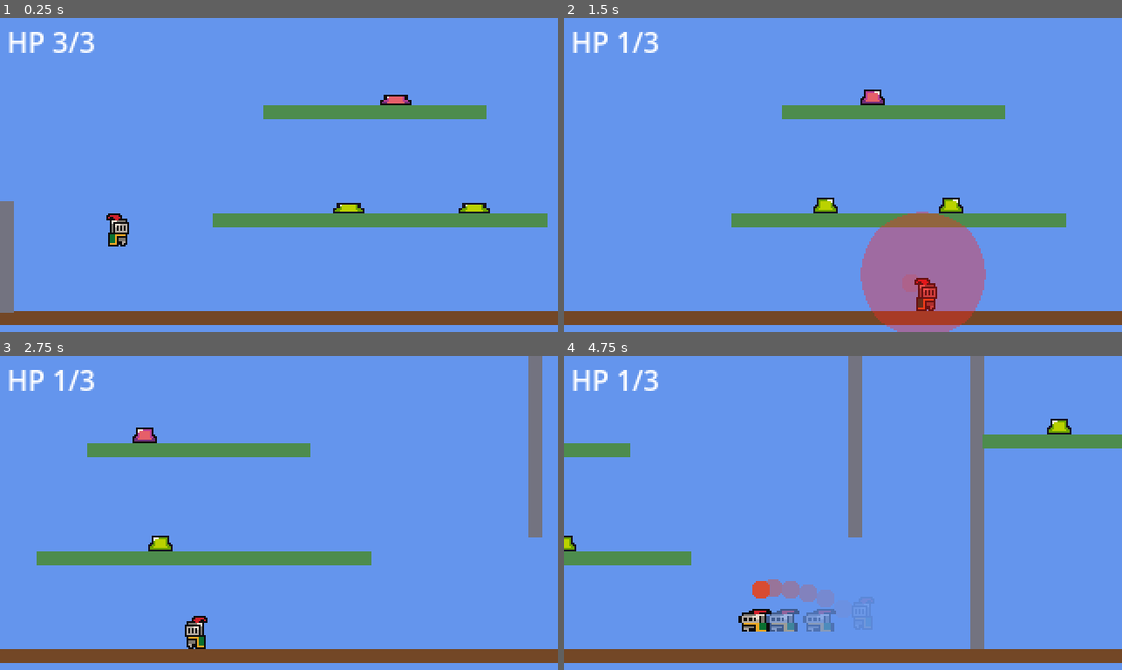
Above: before the commit, frames 1-4 (two rows, left to right).
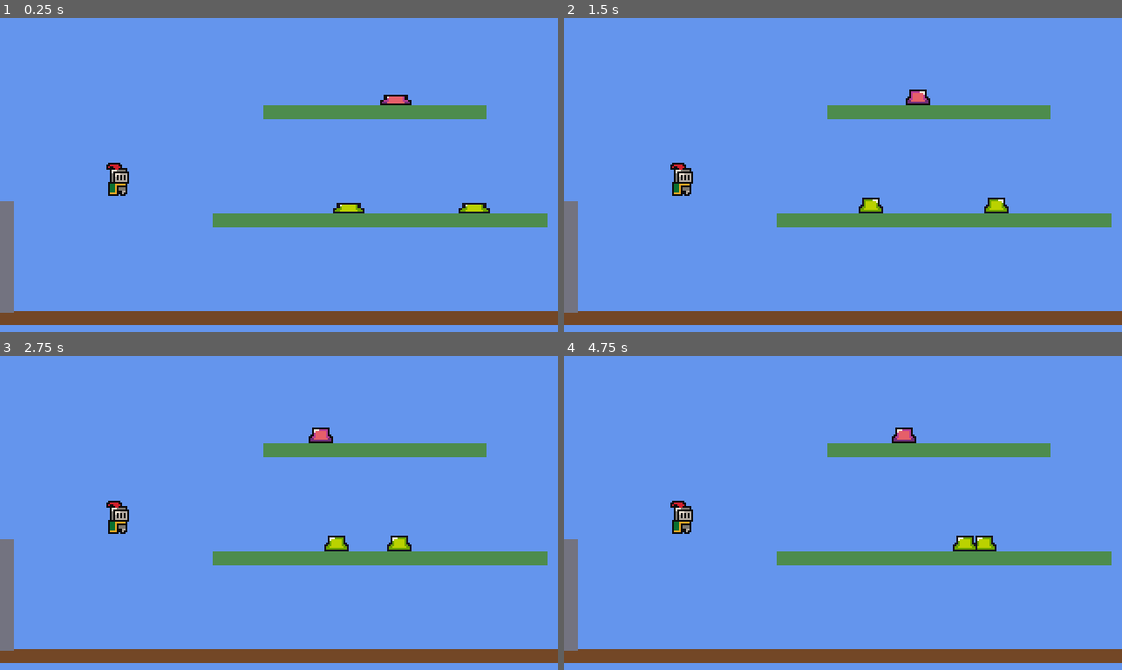
Above: after the commit, the same moments.

Repository: SolutionsByCarson/ScratchPad
Game: Godot game, scene res://scenes/main.tscn
Same seed, same stepped clock (60 frames per second), same inputs: the game is played once before the commit and once after it.
Inputs:
- Up to frame 1 (0.25 s): no input
- Up to frame 2 (1.5 s): hold K (throw) 0.53-1.28 s; hold D (move_right) from 0.53 s (still down); tap Shift (dash) at 0.6 s; tap Space (jump) at 0.77 s; tap K (throw) at 1.35 s
- Up to frame 3 (2.75 s): tap Space (jump) at 1.52 s; tap Shift (dash) at 1.55, 2.1 s; release D (move_right) at 2.03 s; hold A (move_left) from 2.03 s (still down); hold K (throw) from 2.03 s (still down)
- Up to frame 4 (4.75 s): release A (move_left) at 2.78 s; release K (throw) at 2.78 s; hold D (move_right) 2.78-4.28 s; tap J (shoot) at 2.85 s; tap Space (jump) at 3.02, 3.77, 4.52 s; tap Shift (dash) at 3.05, 4.55 s; hold K (throw) 3.53-4.28 s; tap S (slam) at 3.6 s; hold A (move_left) from 4.28 s (still down); tap K (throw) at 4.35 s

The runs differ from the first frame. In frame 1, 1.2% of the frame differs, in the area x 1-24%, y 4-73%; in frame 2, 11%; in frame 3, 10%; in frame 4, 14%, in the area x 0-100%, y 0-94%.
Error after the commit: Parse Error: Could not find type "Label2D" in the current scope. (res://scripts/player.gd:64)

Commit message:
Charge counter UI: Label2D above player shows whole-second tick (0→5) while holding K. Each new tick plays the coin SFX as audible feedback.

Diff:
--- a/scripts/player.gd
+++ b/scripts/player.gd
@@ -60,12 +60,32 @@
 var _hp_label: Label
 var _throw_charging := false
 var _throw_charge := 0.0
+var _last_charge_tick := 0
+var _charge_label: Label2D
 
 
 func _ready() -> void:
 	add_to_group("player")
 	_setup_hp_ui()
 	_update_hp_ui()
+	_setup_charge_ui()
+
+
+func _setup_charge_ui() -> void:
+	_charge_label = Label2D.new()
+	var font: Font = load("res://assets/fonts/PixelOperator8-Bold.ttf")
+	if font != null:
+		_charge_label.font = font
+	_charge_label.font_size = 16
+	_charge_label.outline_size = 2
+	_charge_label.outline_modulate = Color.BLACK
+	_charge_label.modulate = Color(1.0, 0.85, 0.25, 1.0)
+	_charge_label.horizontal_alignment = HORIZONTAL_ALIGNMENT_CENTER
+	_charge_label.position = Vector2(0, -22)
+	_charge_label.scale = Vector2(0.5, 0.5)
+	_charge_label.text = "0"
+	_charge_label.visible = false
+	add_child(_charge_label)
 
 
 func _setup_hp_ui() -> void:
@@ -155,13 +175,25 @@
 		elif _dash_time_left <= 0.0 and not _wall_attached:
 			_throw_charging = true
 			_throw_charge = 0.0
+			_last_charge_tick = 0
+			if _charge_label != null:
+				_charge_label.text = "0"
+				_charge_label.visible = true
 	if _throw_charging:
 		if Input.is_action_pressed("throw"):
 			_throw_charge = min(_throw_charge + delta, THROW_CHARGE_MAX)
+			var charge_int: int = int(floor(_throw_charge))
+			if charge_int != _last_charge_tick:
+				_last_charge_tick = charge_int
+				Audio.play_sfx("coin")
+			if _charge_label != null:
+				_charge_label.text = str(charge_int)
 		else:
 			_throw_grenade_charged(_throw_charge)
 			_throw_charging = false
 			_throw_charge = 0.0
+			if _charge_label != null:
+				_charge_label.visible = false
 
 	_dash_cooldown_left = max(0.0, _dash_cooldown_left - delta)
 
